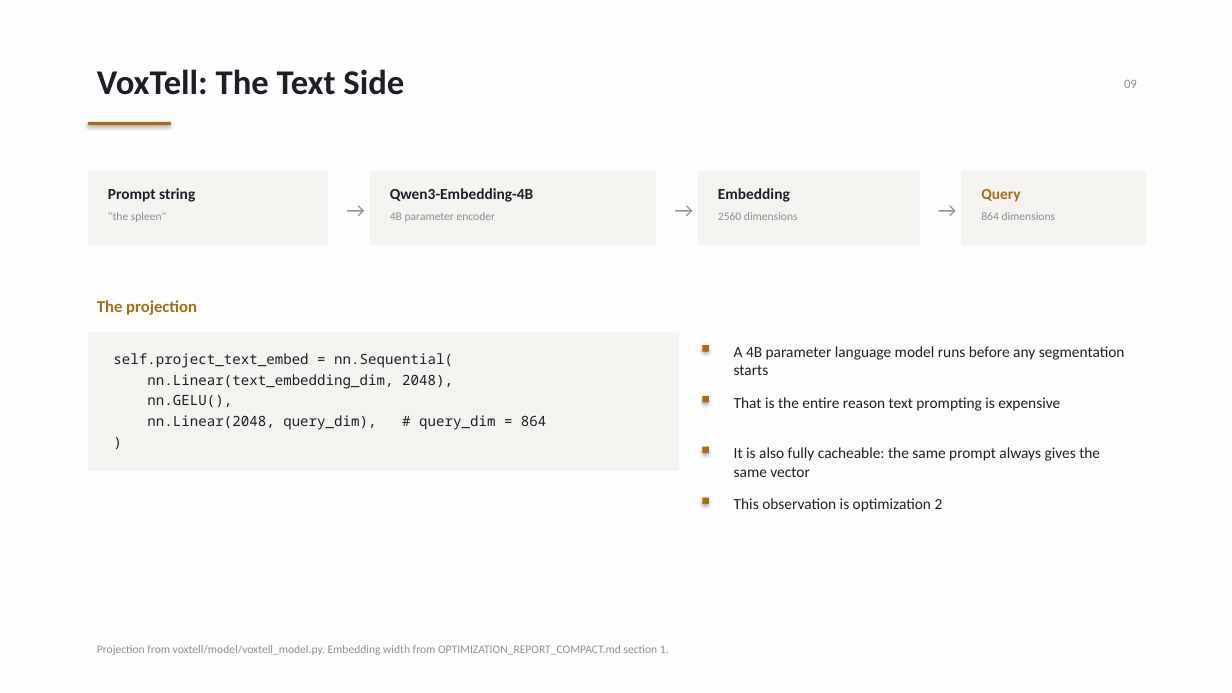
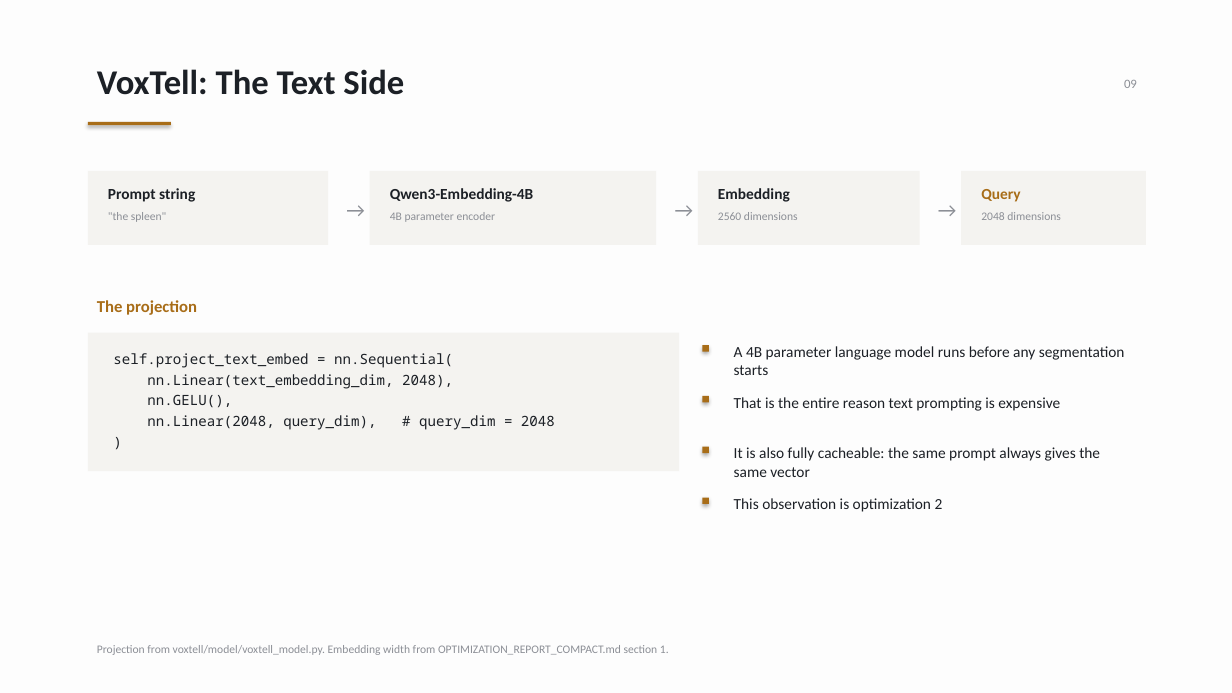
Before and after one commit to pentaexe/VoxTell-main, a slide deck: slide 9 of slides.pptx. Drawn at 1232x693 pixels with LibreOffice and Linux fonts; fonts in the diff are those of the drawing. Boxes give left, top, right and bottom in pixels: in the first picture for what was removed or moved away, otherwise in the second. Text is boxed around its words. In the diff, an @@ line names an element or a change of style, - is before the commit and + after.

```diff
--- a/slides.pptx
+++ b/slides.pptx
@@ text at box(981, 212, 1061, 220): text changed @@
-864 dimensions
+2048 dimensions
@@ text at box(147, 415, 555, 430): text changed @@
-nn.Linear(2048, query_dim), # query_dim = 864
+nn.Linear(2048, query_dim), # query_dim = 2048
```
Also in this commit, not shown: 2 other slides changed, 1 other file.
